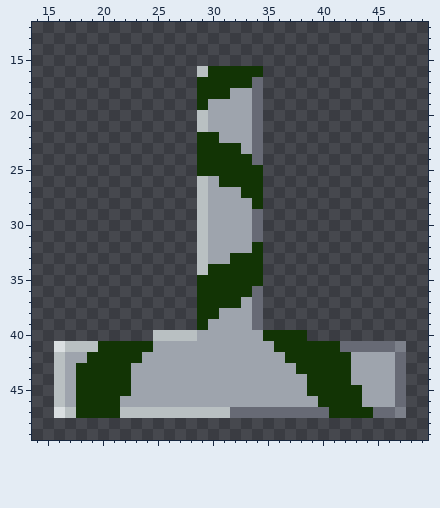
Two states of a pixel-art file, Assets/Sprites/Crusher.aseprite. Above: the version before the commit.
64x64 pixels, 1 frame. Shown: x 14..49, y 12..49.
After the commit:
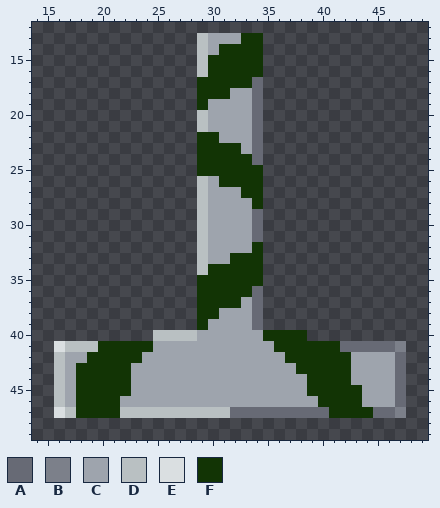
Palette (. is transparent): A #676a75  B #7c808a  C #9ea4ad  D #b9c0c2  E #dadfe1  F #123405
The edit:
The edit adds colour C in row 13 at x 30 to 32; in row 14 at x 30.
The edit adds colour D in rows 13 to 15 at x 29.
The edit adds colour F in row 13 at x 33 to 34; in row 14 at x 31 to 34; in row 15 at x 30 to 34.
Pixel boxes of the changes (left, top, right, bottom) in both pictures:
added: (197, 33, 263, 66)
